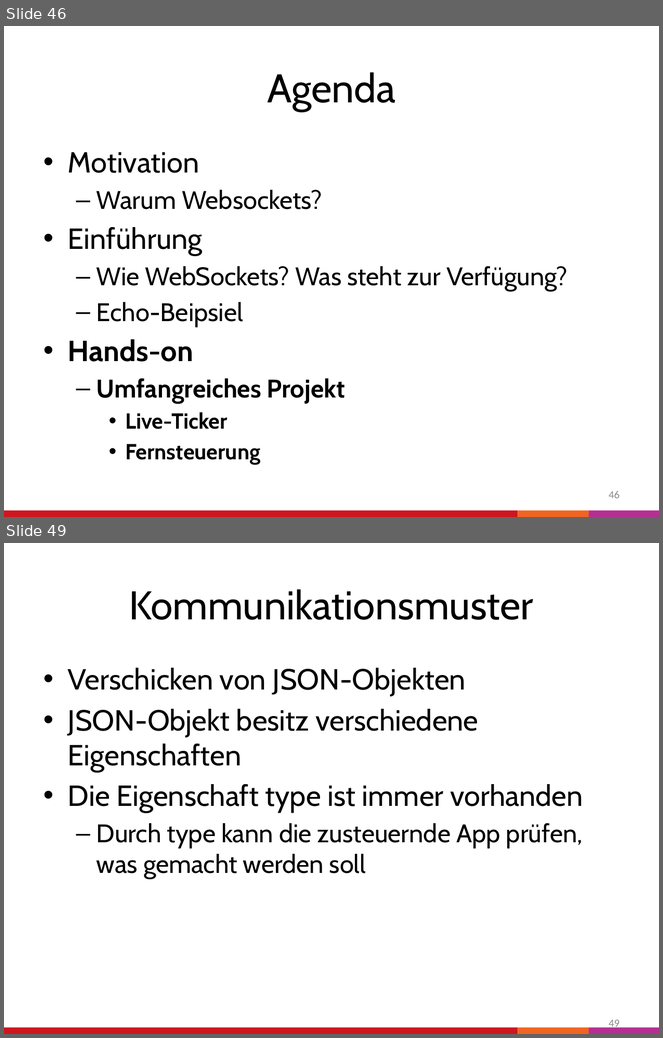
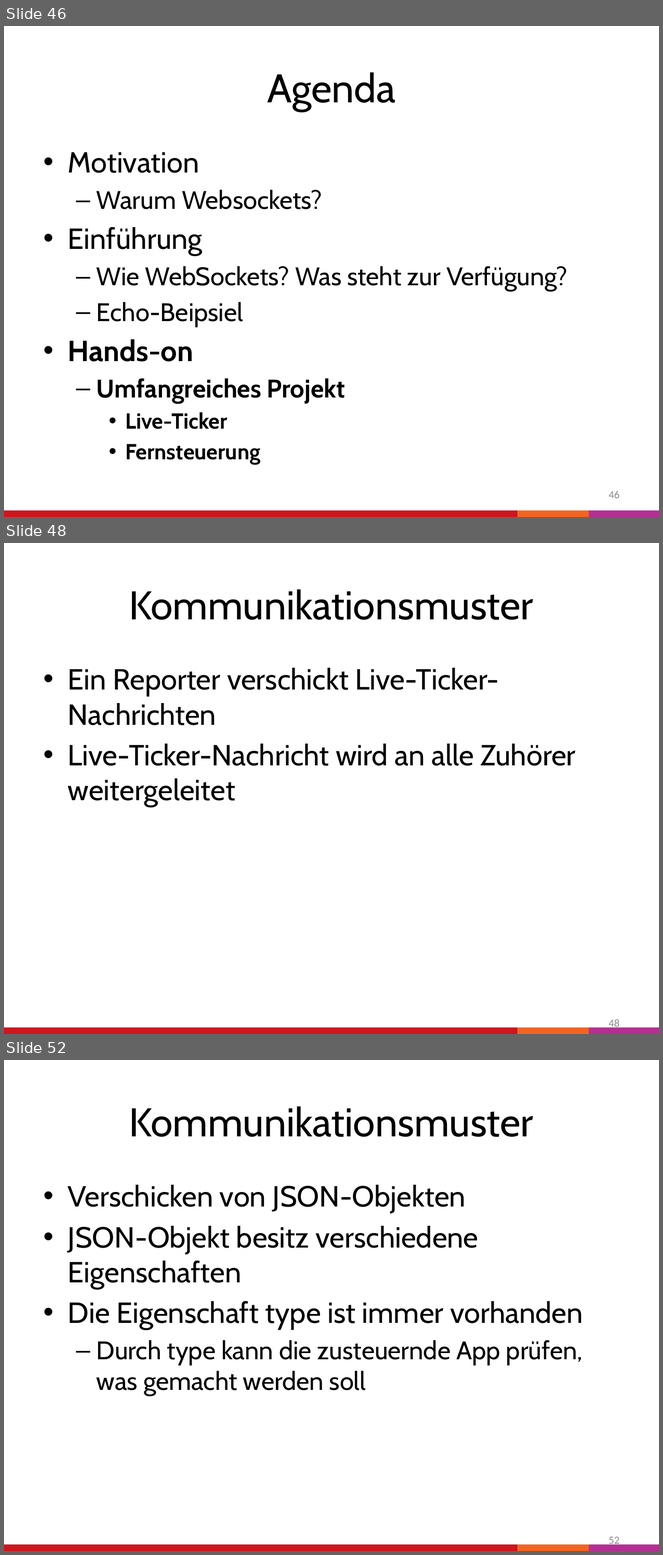
Before and after one commit to WebSocket101/WebSocket_Workshop_Froscon, a slide deck: Folien.pptx. Shown one above the other, each under a label of ours: slides 46 and 49 before the commit, slides 46, 48 and 52 after it; the slides between them are not shown. The pictures are 663x1038 and 663x1555 pixels, drawn with LibreOffice and Linux fonts; fonts in the diff are those of the drawing. Boxes give left, top, right and bottom in pixels: in the first picture for what was removed or moved away, otherwise in the second. Text is boxed around its words. In the diff, an @@ line names an element or a change of style, - is before the commit and + after.

```diff
--- a/Folien.pptx
+++ b/Folien.pptx
@@ slide 48 added at (x1=4, y1=543, x2=659, y2=1034), background #FFFFFF; not listed: 3 template elements that a slide beside it also shows @@
@@ title added at (x1=129, y1=589, x2=533, y2=620), 44 pt, text #000000 @@
+Kommunikationsmuster
@@ text added at (x1=68, y1=668, x2=576, y2=807), 32 pt, text #000000 @@
+• Ein Reporter verschickt Live-Ticker-Nachrichten
+• Live-Ticker-Nachricht wird an alle Zuhörer weitergeleitet
@@ page number added at (x1=609, y1=1018, x2=620, y2=1031), 12 pt, text #8C8C8C @@
+48
@@ what was slide 49 is now slide 52 @@
@@ page number at (x1=609, y1=1537, x2=620, y2=1548): text changed @@
-49
+52
```
Also in this commit, not shown: 3 slides changed, 2 other slides added.
